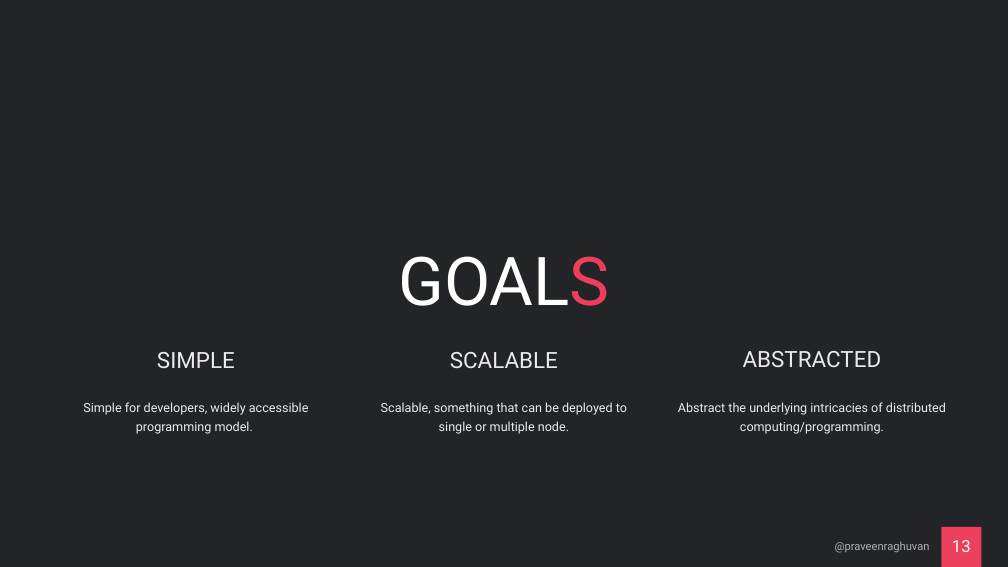
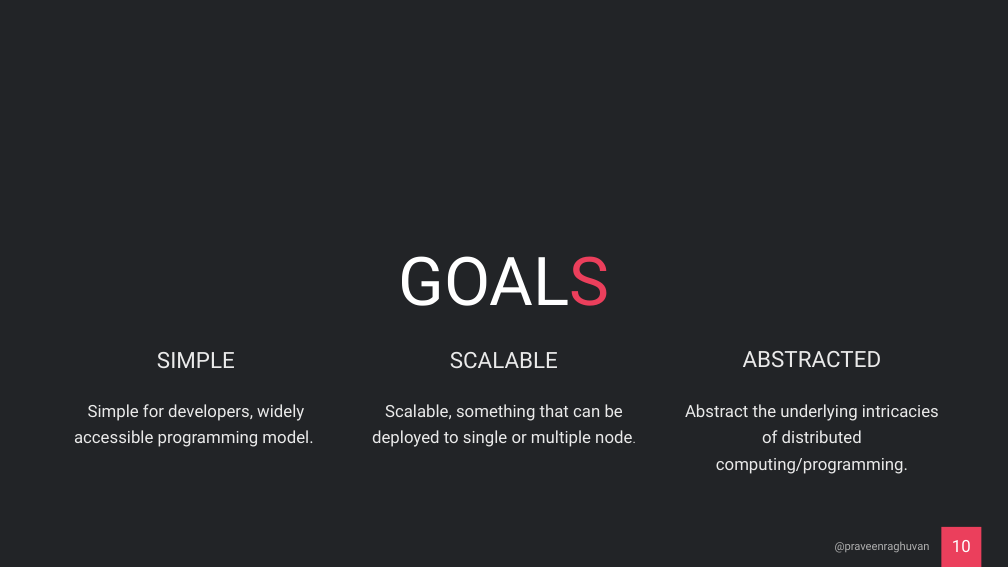
Before and after one commit to praveenraghuvanshi/tech-sessions, a slide deck: slide 10 of drafts/Orleans/ppt/Orleans_draft.pptx (slide 13 before the commit). Drawn at 1008x567 pixels with LibreOffice and Linux fonts; fonts in the diff are those of the drawing. Boxes give left, top, right and bottom in pixels: in the first picture for what was removed or moved away, otherwise in the second. Text is boxed around its words. In the diff, an @@ line names an element or a change of style, - is before the commit and + after.

```diff
--- a/drafts/Orleans/ppt/Orleans_draft.pptx
+++ b/drafts/Orleans/ppt/Orleans_draft.pptx
@@ size 18 to 24 pt in 3 elements at <box>74,404,313,447</box>, <box>372,404,632,447</box>, <box>685,404,939,474</box> @@
@@ page number at <box>952,540,971,552</box>: text changed @@
-13
+10
```
Also in this commit, not shown: 2 other slides changed, 2 slides added, 4 slides removed, 8 other files.
